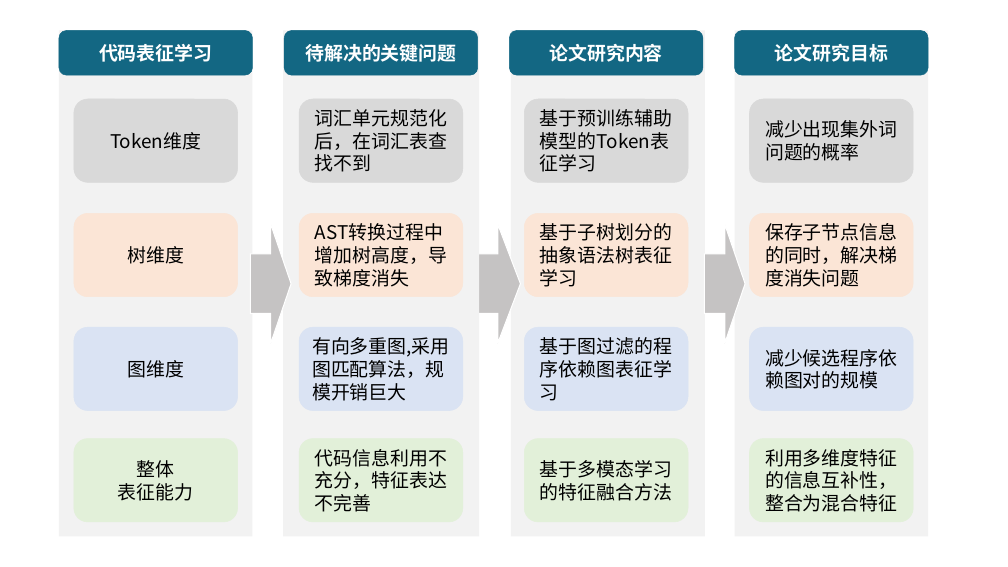
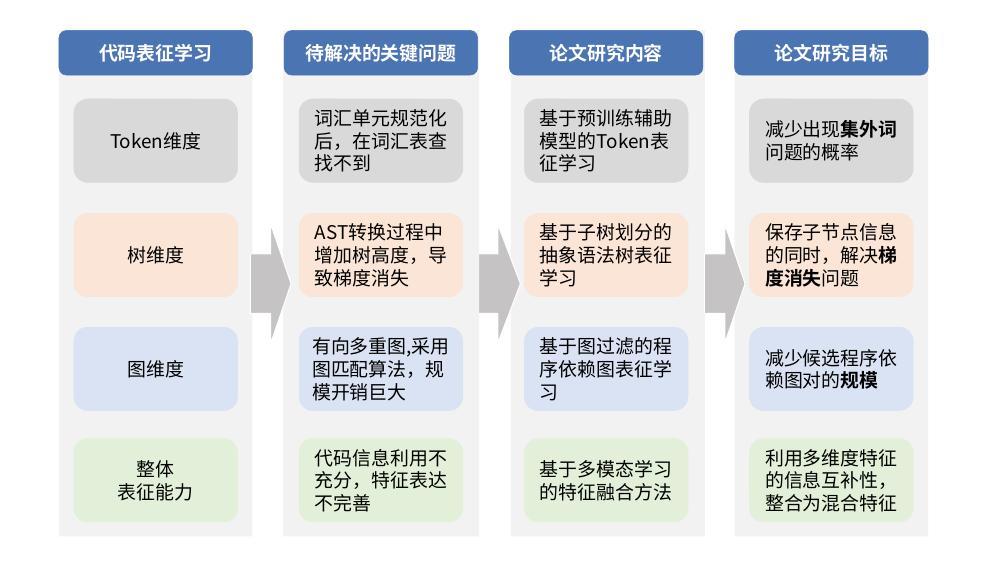
Before and after one commit to Wangdan-code/New_Graduation_Thesis, a slide deck: slide 6 of graduate-thesis/figures/ppt.pptx (slide 7 before the commit). Drawn at 1008x567 pixels with LibreOffice and Linux fonts; fonts in the diff are those of the drawing. Boxes give left, top, right and bottom in pixels: in the first picture for what was removed or moved away, otherwise in the second. Text is boxed around its words. In the diff, an @@ line names an element or a change of style, - is before the commit and + after.

```diff
--- a/graduate-thesis/figures/ppt.pptx
+++ b/graduate-thesis/figures/ppt.pptx
@@ fill #136783 to #4B74B2; outline #136783 0.5 pt to #4B74B2 0.5 pt in 4 elements at (510,30,703,75), (284,30,478,75), (735,30,929,75), (59,30,253,75) @@
@@ rounded rectangle "减少出现集外词问题的概率" at (749,99,913,182): bold on in "减少出现集外词问题的概率" @@
@@ rounded rectangle "保存子节点信息的同时，解决梯度消失问题" at (749,213,913,296): bold on in "保存子节点信息的同时，解决梯度消失问题" @@
@@ rounded rectangle "减少候选程序依赖图对的规模" at (749,327,913,411): bold on in "减少候选程序依赖图对的规模" @@
```
Also in this commit, not shown: 5 other slides changed, 1 slide added, 2 slides removed, 15 other files.
